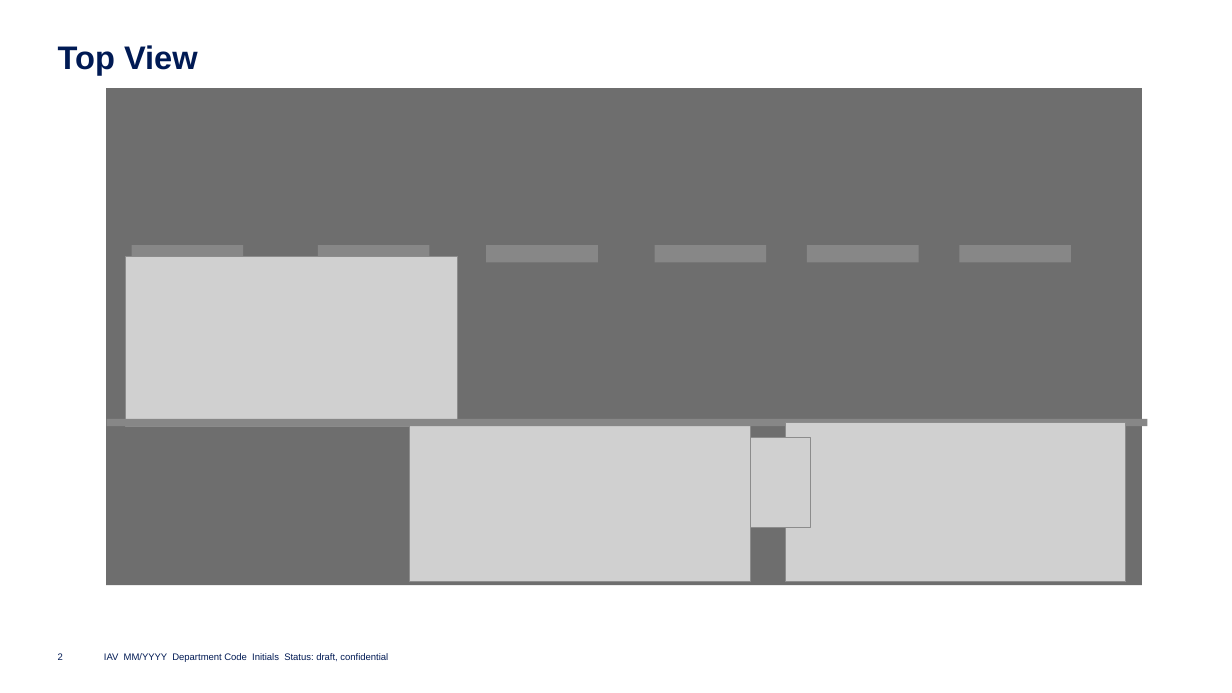
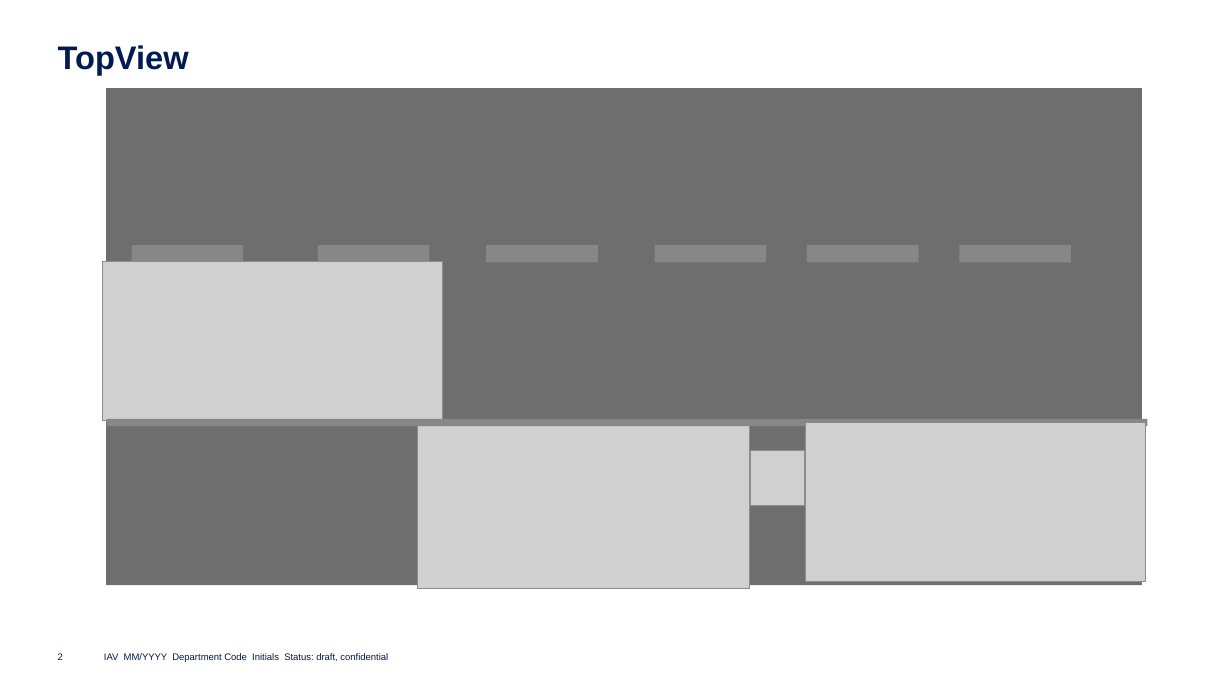
Before and after one commit to Eclipse-SDV-Hackathon-Accenture/HackTheCar_CaffeeDriver, a slide deck: slide 2 of assets/GuardianAngle.pptx. Drawn at 1232x693 pixels with LibreOffice and Linux fonts; fonts in the diff are those of the drawing; grey boxes stand for pictures; background and template pictures are left out. Boxes give left, top, right and bottom in pixels: in the first picture for what was removed or moved away, otherwise in the second. Text is boxed around its words. In the diff, an @@ line names an element or a change of style, - is before the commit and + after.

```diff
--- a/assets/GuardianAngle.pptx
+++ b/assets/GuardianAngle.pptx
@@ title at (x1=58, y1=45, x2=189, y2=75): spaces changed @@
-Top View
+TopView
@@ picture moved from (x1=410, y1=422, x2=750, y2=582) to (x1=103, y1=261, x2=443, y2=420) @@
@@ picture moved from (x1=126, y1=257, x2=459, y2=426) to (x1=418, y1=419, x2=750, y2=589) @@
@@ picture moved from (x1=785, y1=422, x2=1125, y2=582) to (x1=806, y1=422, x2=1146, y2=582) @@
@@ picture resized from (x1=750, y1=437, x2=810, y2=528) to (x1=750, y1=450, x2=805, y2=506) @@
```
Also in this commit, not shown: 2 other slides changed, 2 slides added, 10 other files.
